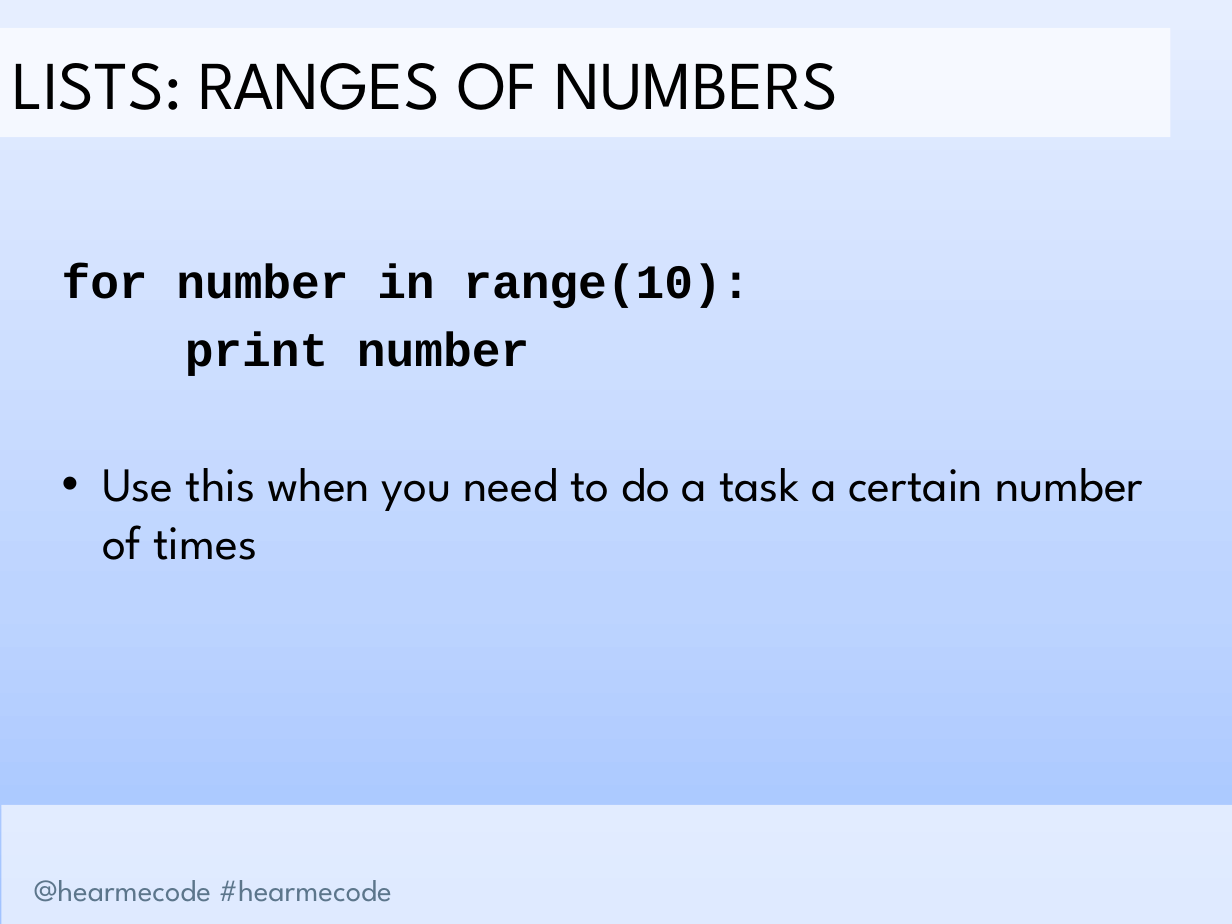
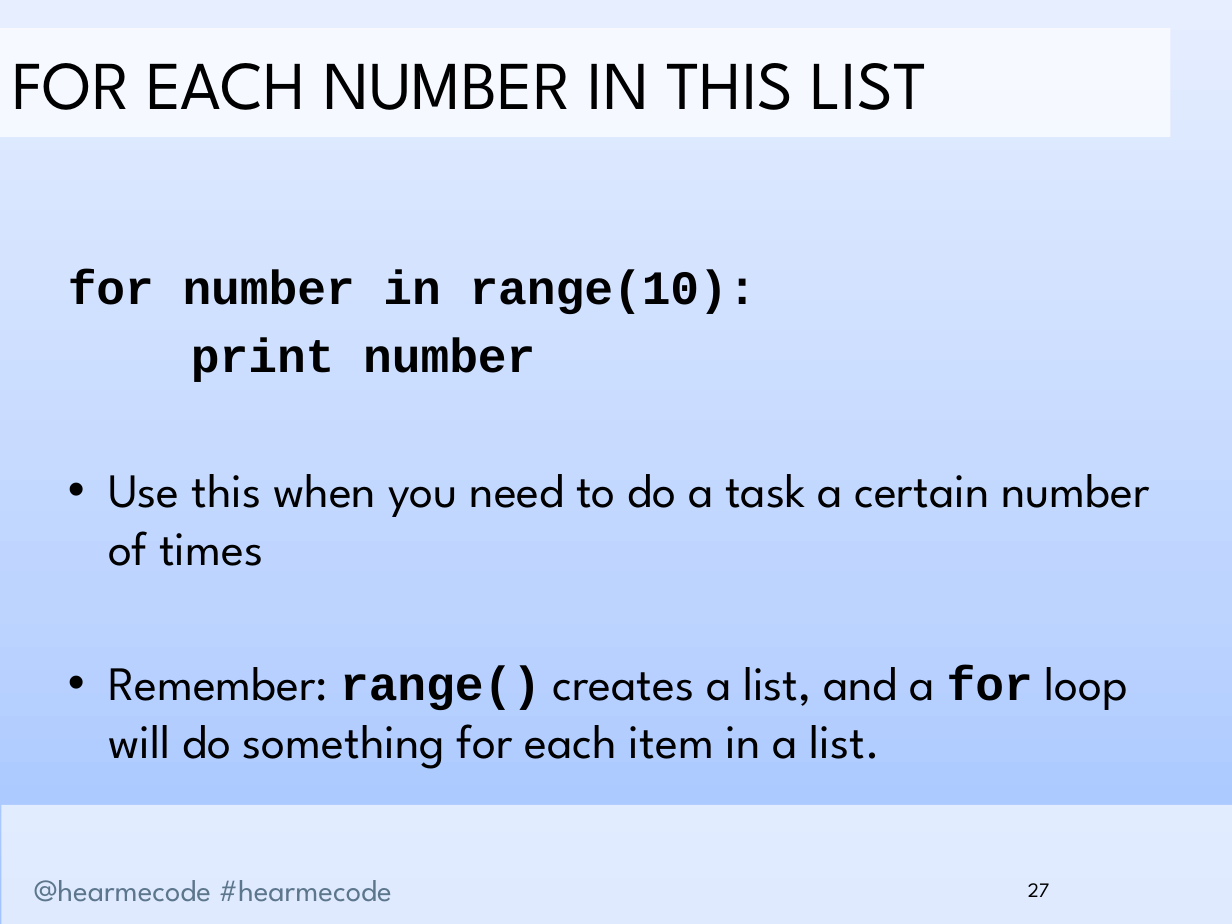
Before and after one commit to hearmecode/slides, a slide deck: slide 27 of Lesson 2/Hear Me Code - Lists and Loops.pptx (slide 22 before the commit). Drawn at 1232x924 pixels with LibreOffice and Linux fonts; fonts in the diff are those of the drawing; background and template pictures are left out. Boxes give left, top, right and bottom in pixels: in the first picture for what was removed or moved away, otherwise in the second. Text is boxed around its words. In the diff, an @@ line names an element or a change of style, - is before the commit and + after.

```diff
--- a/Lesson 2/Hear Me Code - Lists and Loops.pptx
+++ b/Lesson 2/Hear Me Code - Lists and Loops.pptx
@@ text in rectangle at [12,63,927,110]: text changed @@
-LISTS: RANGES OF NUMBERS
+FOR EACH NUMBER IN THIS LIST
@@ text at [108,666,1128,769]: paragraph added @@
+• Remember: range() creates a list, and a for loop will do something for each item in a list.
@@ page number added at [1028,883,1050,897], 12 pt, text #000000 @@
+27
```
Also in this commit, not shown: 29 other slides changed, 7 slides added, 3 slides removed, 2 other files.
